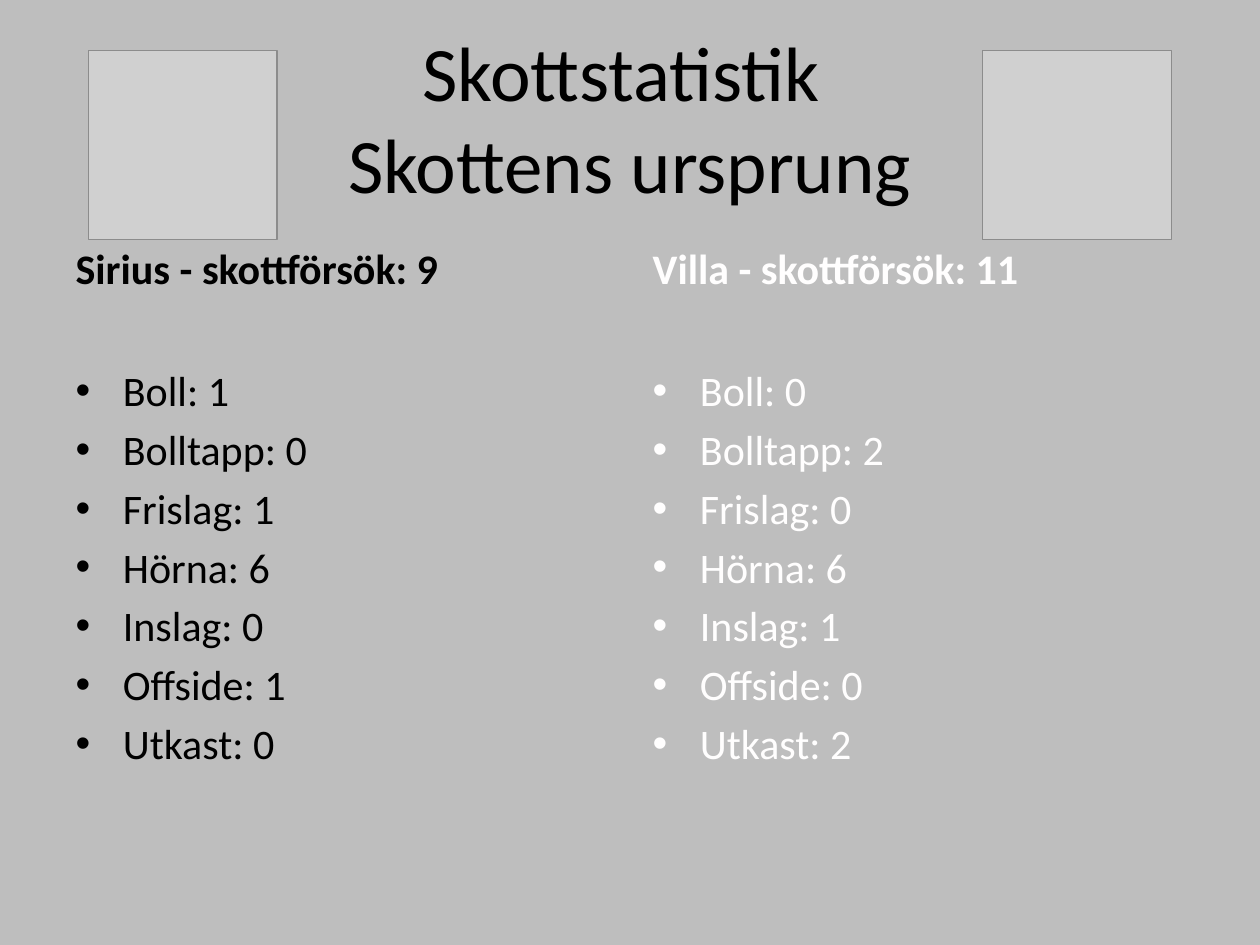
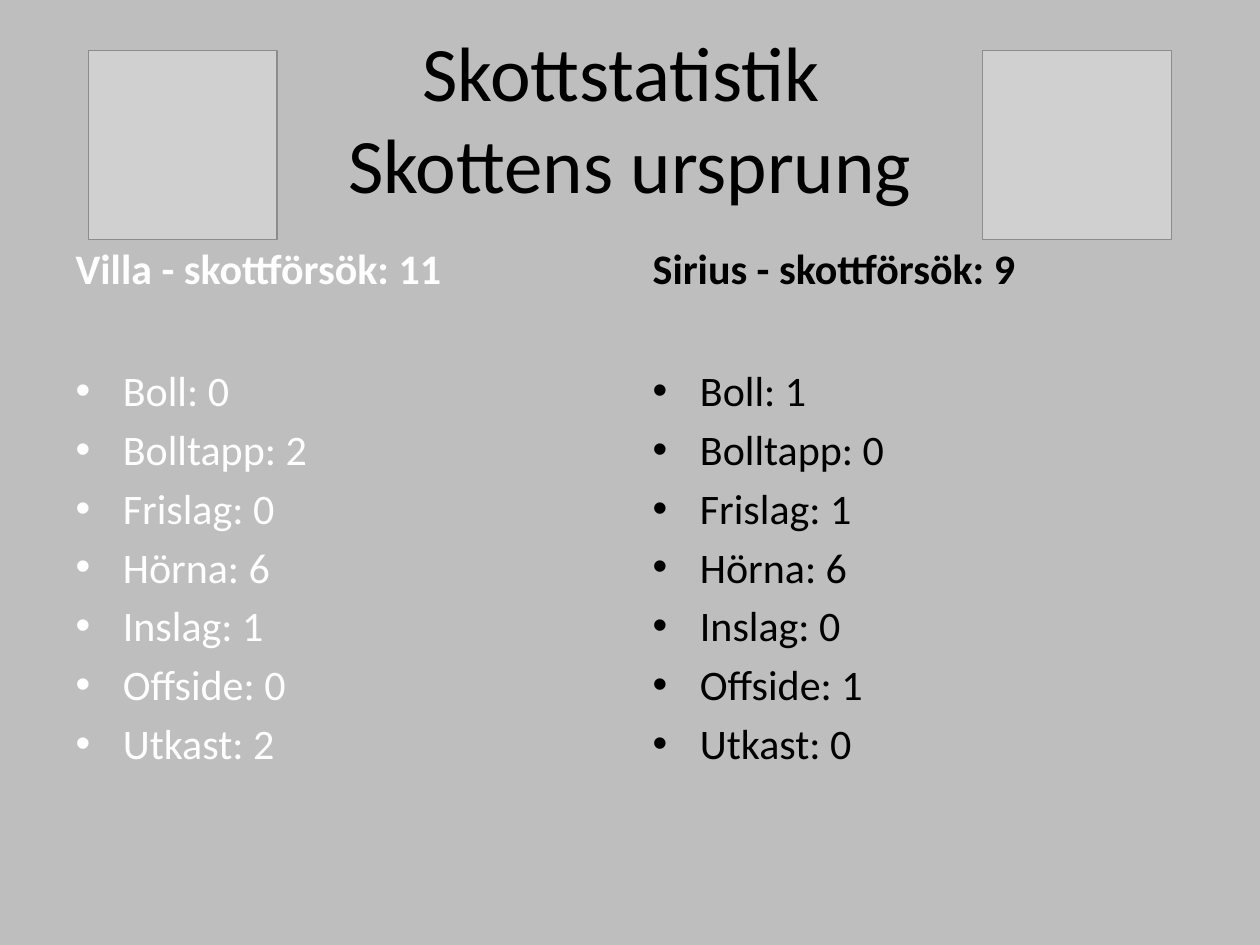
Before and after one commit to legendwk/sirius_bandy, a slide deck: slide 6 of powerpointer/matchrapporter/20220930 IK Sirius - Villa Lidköping halvlek 1 .pptx. Drawn at 1260x945 pixels with LibreOffice and Linux fonts; fonts in the diff are those of the drawing; grey boxes stand for pictures. Boxes give left, top, right and bottom in pixels: in the first picture for what was removed or moved away, otherwise in the second. Text is boxed around its words. In the diff, an @@ line names an element or a change of style, - is before the commit and + after.

```diff
--- a/powerpointer/matchrapporter/20220930 IK Sirius - Villa Lidköping halvlek 1 .pptx
+++ b/powerpointer/matchrapporter/20220930 IK Sirius - Villa Lidköping halvlek 1 .pptx
@@ text at [76,255,442,284]: text changed; text colour #000000 to #FFFEFE @@
-Sirius - skottförsök: 9
+Villa - skottförsök: 11
@@ text at [653,254,1015,285]: text changed; text colour #FFFEFE to #000000 @@
-Villa - skottförsök: 11
+Sirius - skottförsök: 9
@@ text at [123,377,307,531]: text changed; text colour #000000 to #FFFEFE @@
-• Boll: 1
-• Bolltapp: 0
-• Frislag: 1
+• Boll: 0
+• Bolltapp: 2
+• Frislag: 0
@@ text at [700,377,884,531]: text changed; text colour #FFFEFE to #000000 @@
-• Boll: 0
-• Bolltapp: 2
-• Frislag: 0
+• Boll: 1
+• Bolltapp: 0
+• Frislag: 1
@@ text at [123,555,270,583]: text colour #000000 to #FFFEFE in "Hörna: 6" @@
@@ text at [700,554,847,584]: text colour #FFFEFE to #000000 in "Hörna: 6" @@
@@ text at [123,612,285,759]: text changed; text colour #000000 to #FFFEFE @@
-• Inslag: 0
-• Offside: 1
-• Utkast: 0
+• Inslag: 1
+• Offside: 0
+• Utkast: 2
@@ text at [700,612,862,760]: text changed; text colour #FFFEFE to #000000 @@
-• Inslag: 1
-• Offside: 0
-• Utkast: 2
+• Inslag: 0
+• Offside: 1
+• Utkast: 0
```
Also in this commit, not shown: 5 other slides changed, 2 other files.
